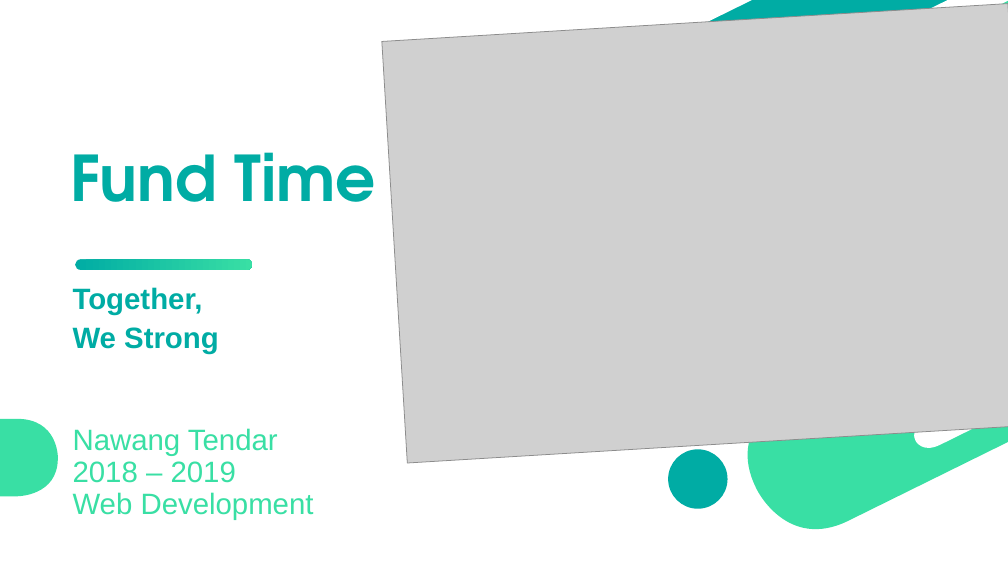
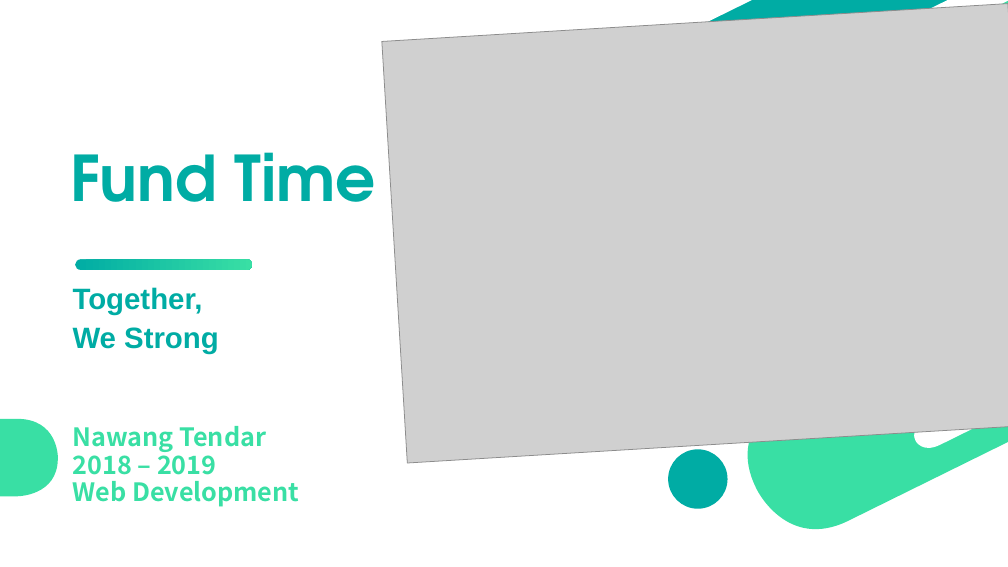
Before and after one commit to nawatend/fundtime, a slide deck: slide 1 of docs/Fund Time.pptx. Drawn at 1008x567 pixels with LibreOffice and Linux fonts; fonts in the diff are those of the drawing; grey boxes stand for pictures. Boxes give left, top, right and bottom in pixels: in the first picture for what was removed or moved away, otherwise in the second. Text is boxed around its words. In the diff, an @@ line names an element or a change of style, - is before the commit and + after.

```diff
--- a/docs/Fund Time.pptx
+++ b/docs/Fund Time.pptx
@@ text "Nawang Tendar 2018 – 2019 ..." at (73, 426, 299, 507): size 28 to 24 pt, font Arial to Noto Sans CJK KR, bold on @@
```
Also in this commit, not shown: 4 other slides changed, 8 slides added, 6 slides removed, 4 other files.
